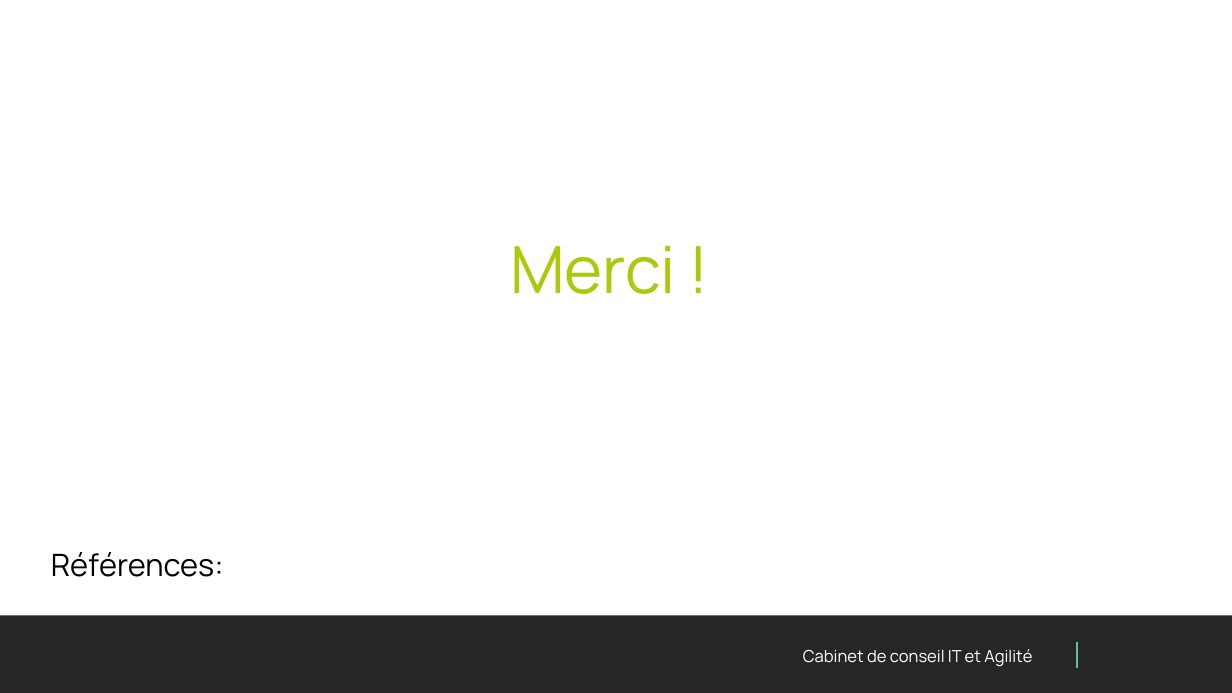
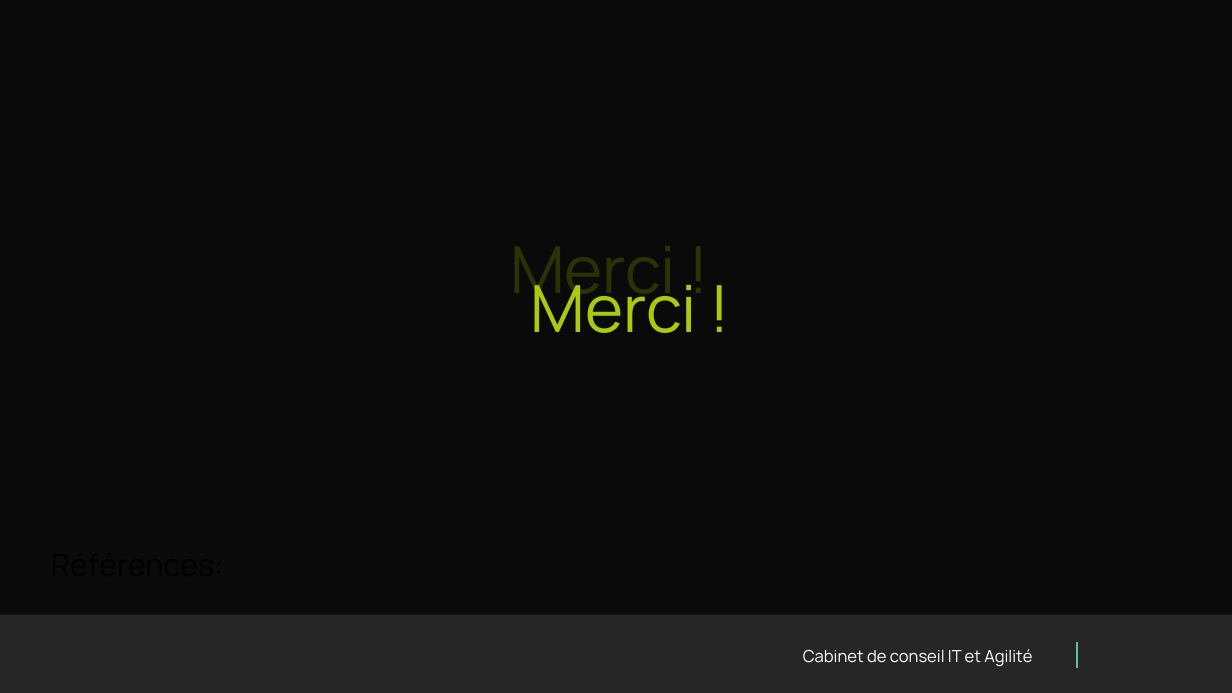
Before and after one commit to PaulFasola/Techlabs, a slide deck: slide 22 of Blockchain101+SmartContracts/Presentation/Techlab Blockchain.pptx (slide 20 before the commit). Drawn at 1232x693 pixels with LibreOffice and Linux fonts; fonts in the diff are those of the drawing; background and template pictures are left out; a plain dark background stands for a picture behind light text. Boxes give left, top, right and bottom in pixels: in the first picture for what was removed or moved away, otherwise in the second. Text is boxed around its words. In the diff, an @@ line names an element or a change of style, - is before the commit and + after.

```diff
--- a/Blockchain101+SmartContracts/Presentation/Techlab Blockchain.pptx
+++ b/Blockchain101+SmartContracts/Presentation/Techlab Blockchain.pptx
@@ background #FFFFFF to picture (left out) @@
@@ rectangle added at <box>0,0,1232,615</box>, fill #000000 at 75% opacity @@
@@ text added at <box>531,285,697,333</box>, 38 pt, text #ADC90E @@
+Merci !
```
Also in this commit, not shown: 5 other slides changed, 2 slides added, 3 other files.
